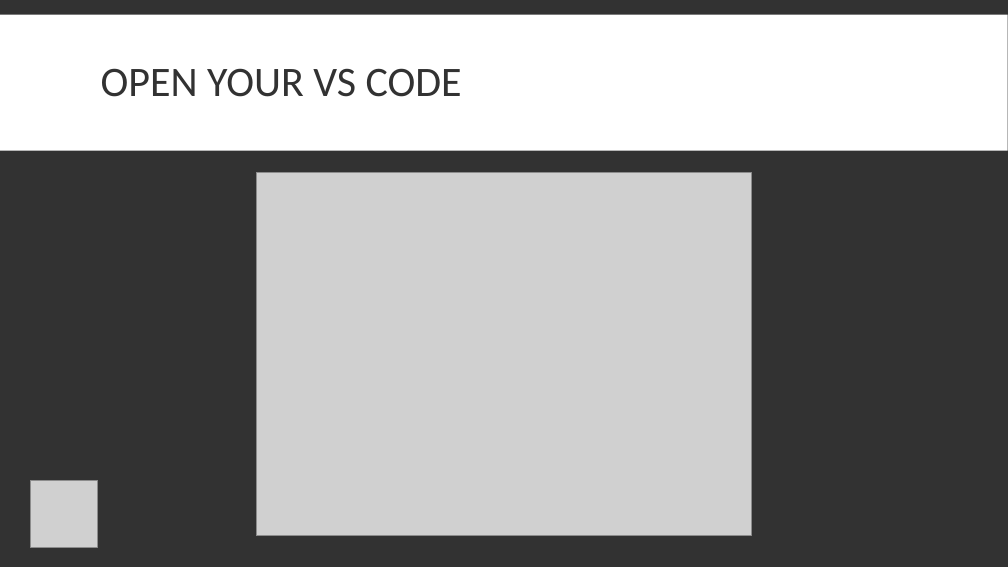
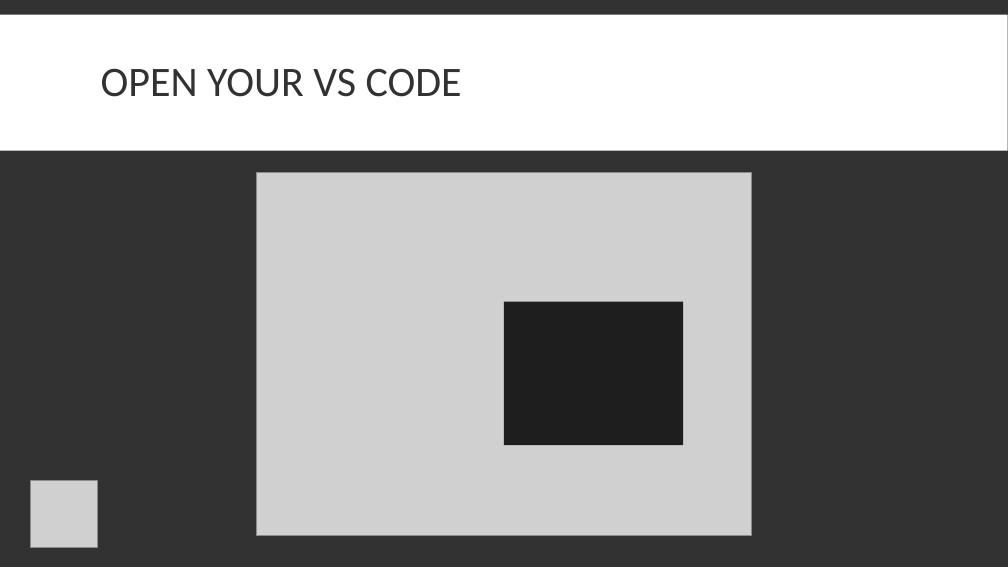
Before and after one commit to UT-ACM-Student-Chapter/Front-end-1402-course, a slide deck: slide 12 of S1/codes/Hypertextmarkuplanguage.pptx (slide 6 before the commit). Drawn at 1008x567 pixels with LibreOffice and Linux fonts; fonts in the diff are those of the drawing; grey boxes stand for pictures. Boxes give left, top, right and bottom in pixels: in the first picture for what was removed or moved away, otherwise in the second. Text is boxed around its words. In the diff, an @@ line names an element or a change of style, - is before the commit and + after.

```diff
--- a/S1/codes/Hypertextmarkuplanguage.pptx
+++ b/S1/codes/Hypertextmarkuplanguage.pptx
@@ rectangle added at [504,302,684,445], fill #1E1E1E @@
```
Also in this commit, not shown: 3 other slides changed, 8 slides added.
